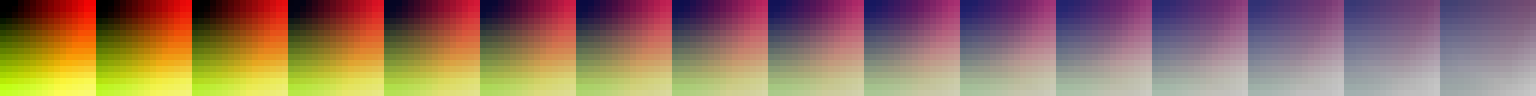
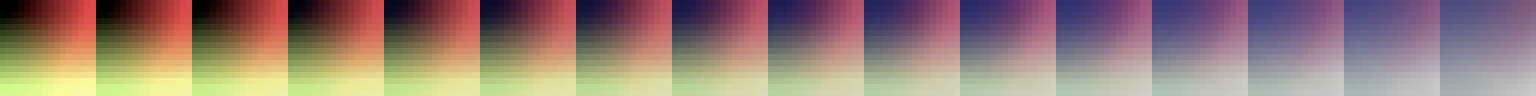
Before/after of a 1536 x 96 layered artwork. What changed in the layer stack:
added layer "Visible" above "none.png copy" over [0, 0, 1536, 96]
hid "none.png copy" over [0, 0, 1536, 96]
hid "none.png" over [0, 0, 1536, 96]
